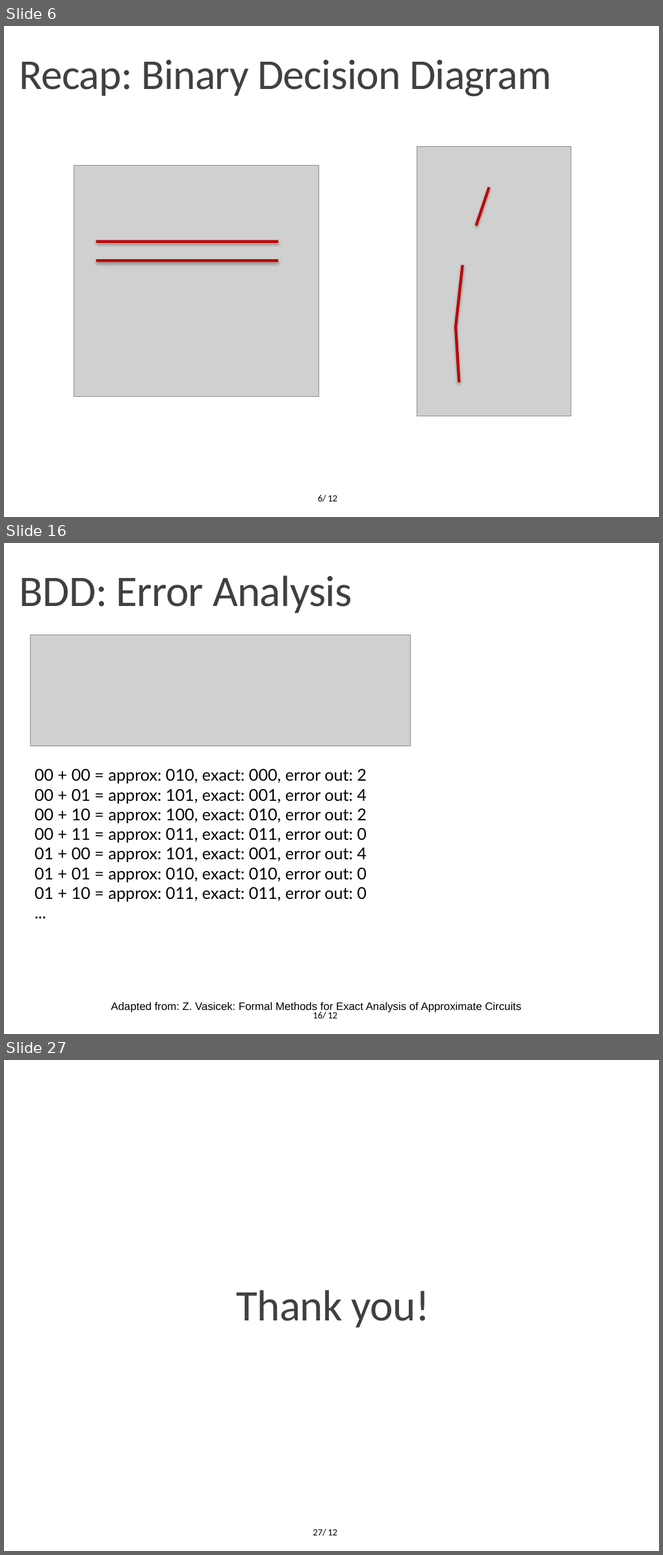
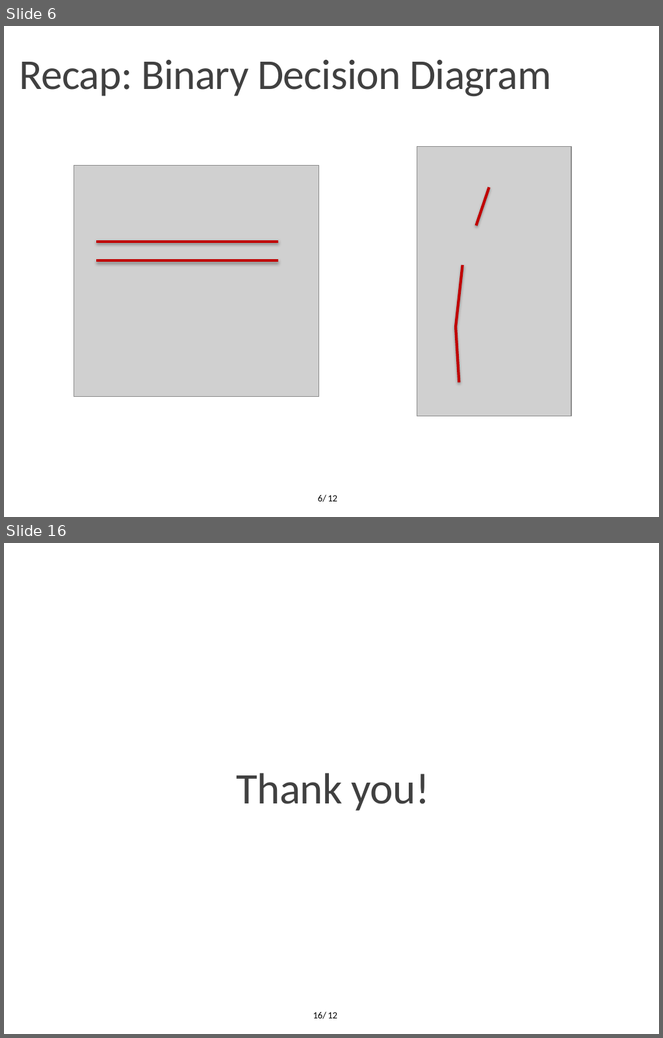
Before and after one commit to OrionLightning/Approximate-Circuit, a slide deck: Presentation Slides/Second Midterm (11-01-2022)/Midterm 11-01-2022.pptx. Shown one above the other, each under a label of ours: slides 6, 16 and 27 before the commit, slides 6 and 16 after it; the slides between them are not shown. The pictures are 663x1555 and 663x1038 pixels, drawn with LibreOffice and Linux fonts; fonts in the diff are those of the drawing; grey boxes stand for pictures; background and template pictures are left out. Boxes give left, top, right and bottom in pixels: in the first picture for what was removed or moved away, otherwise in the second. Text is boxed around its words. In the diff, an @@ line names an element or a change of style, - is before the commit and + after.

```diff
--- a/Presentation Slides/Second Midterm (11-01-2022)/Midterm 11-01-2022.pptx
+++ b/Presentation Slides/Second Midterm (11-01-2022)/Midterm 11-01-2022.pptx
@@ slide 16 removed at [4, 543, 659, 1034], background #FFFFFF; not listed: 1 template element that a slide beside it also shows @@
@@ text removed at [20, 575, 352, 613] @@
-BDD: Error Analysis
@@ picture removed at [30, 635, 410, 746] @@
@@ text removed at [35, 769, 367, 902] @@
-00 + 00 = approx: 010, exact: 000, error out: 2
-00 + 01 = approx: 101, exact: 001, error out: 4
-00 + 10 = approx: 100, exact: 010, error out: 2
-00 + 11 = approx: 011, exact: 011, error out: 0
-01 + 00 = approx: 101, exact: 001, error out: 4
-01 + 01 = approx: 010, exact: 010, error out: 0
-01 + 10 = approx: 011, exact: 011, error out: 0
-...
@@ text removed at [111, 1003, 521, 1013] @@
-Adapted from: Z. Vasicek: Formal Methods for Exact Analysis of Approximate Circuits
@@ page number removed at [313, 1012, 326, 1019] @@
-16/
@@ what was slide 27 is now slide 16 @@
@@ page number at [313, 1012, 326, 1019]: text changed @@
-27/
+16/
```
Also in this commit, not shown: 11 slides changed, 1 slide added, 11 other slides removed, 1 other file.
